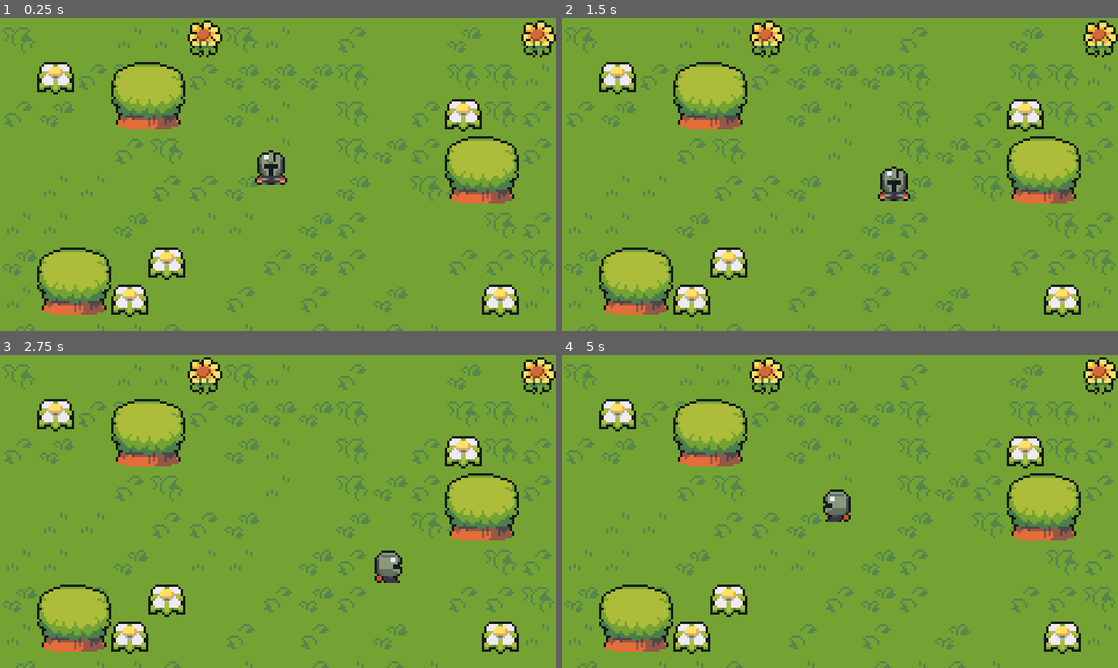
Above: before the commit, frames 1-4 (two rows, left to right).
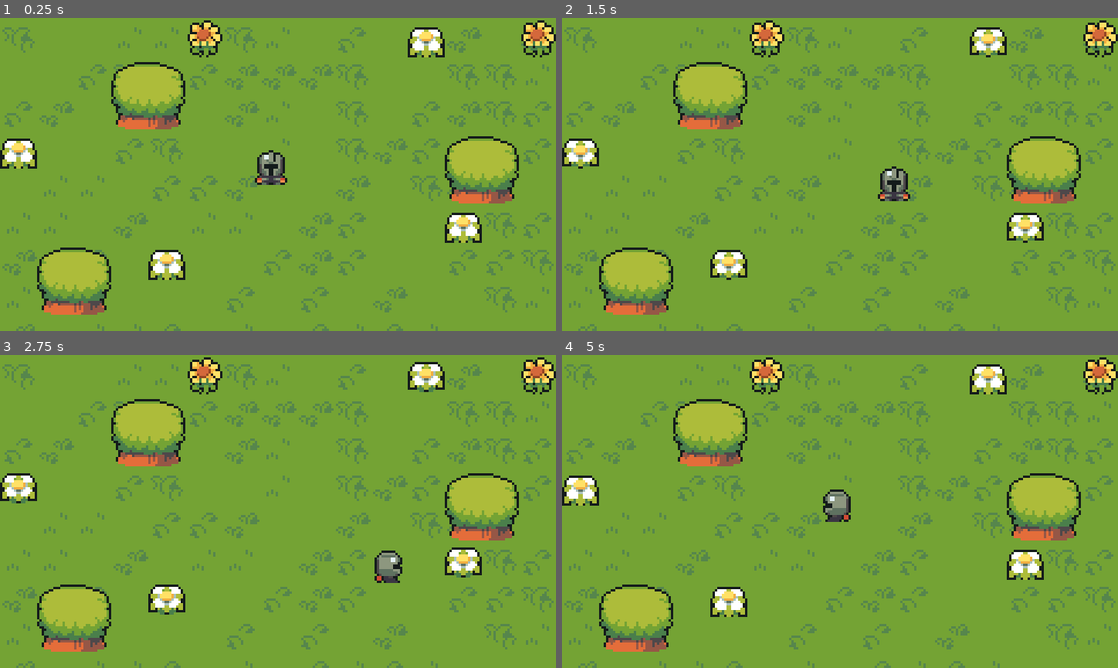
Above: after the commit, the same moments.

Repository: Hushripple/ARPG
Game: Godot game, scene res://scenes/world.tscn
Two runs of this game, one before a commit and one after it. Both use one fixed random seed, a clock stepped at 60 frames per second and the inputs below.
Inputs:
- Up to frame 1 (0.25 s): no input
- Up to frame 2 (1.5 s): hold Right (ui_right) 0.53-1.28 s; hold Down (ui_down) from 1.28 s (still down)
- Up to frame 3 (2.75 s): release Down (ui_down) at 2.03 s; hold Right (ui_right) from 2.03 s (still down)
- Up to frame 4 (5 s): release Right (ui_right) at 2.78 s; hold Up (ui_up) 2.78-3.53 s; hold Left (ui_left) from 3.53 s (still down)

The runs differ from the first frame. In frame 1, 4.2% of the frame differs, in the area x 0-94%, y 2-96%; in frame 2, 4.1%; in frame 3, 4.1%; in frame 4, 4.2%.

Commit message:
5: Sprites animados

Diff:
--- a/scenes/world.tscn
+++ b/scenes/world.tscn
@@ -1,8 +1,9 @@
-[gd_scene load_steps=7 format=3 uid="uid://btjiebsx511r1"]
+[gd_scene load_steps=9 format=3 uid="uid://btjiebsx511r1"]
 
 [ext_resource type="PackedScene" uid="uid://dhdfqxumwkwo3" path="res://player/player.tscn" id="1_hbrkk"]
 [ext_resource type="Texture2D" uid="uid://518l1bmvs7pw" path="res://art/TilesetFloor.png" id="2_32dyb"]
 [ext_resource type="Texture2D" uid="uid://c1f6hejmygae2" path="res://art/TilesetNature.png" id="3_7qr12"]
+[ext_resource type="Texture2D" uid="uid://w7r8tjw8j7ep" path="res://art/animated flower.png" id="4_xthyy"]
 
 [sub_resource type="TileSetAtlasSource" id="TileSetAtlasSource_hiwj8"]
 texture = ExtResource("2_32dyb")
@@ -850,9 +851,18 @@
 10:20/0 = 0
 11:20/0 = 0
 
+[sub_resource type="TileSetAtlasSource" id="TileSetAtlasSource_ekxao"]
+texture = ExtResource("4_xthyy")
+0:0/animation_frame_0/duration = 0.4
+0:0/animation_frame_1/duration = 0.4
+0:0/animation_frame_2/duration = 0.4
+0:0/animation_frame_3/duration = 0.4
+0:0/0 = 0
+
 [sub_resource type="TileSet" id="TileSet_4wibq"]
 sources/0 = SubResource("TileSetAtlasSource_hiwj8")
 sources/1 = SubResource("TileSetAtlasSource_dld20")
+sources/2 = SubResource("TileSetAtlasSource_ekxao")
 
 [node name="World" type="Node2D"]
 
@@ -867,6 +877,6 @@
 layer_0/name = "ground"
 layer_0/tile_data = PackedInt32Array(0, 786432, 12, 65536, 720896, 12, 131072, 851968, 12, 196608, 720896, 12, 262144,  …(2832 unchanged characters)…
 layer_1/name = "foliage"
-layer_1/tile_data = PackedInt32Array(458755, 393217, 11, 393220, 393217, 11, 65537, 393217, 11, 131084, 393217, 11, 458765, 393217, 11, 5, 65537, 11, 14, 65537, 11)
+layer_1/tile_data = PackedInt32Array(5, 65537, 11, 14, 65537, 11, 393220, 2, 0, 11, 2, 0, 196608, 2, 0, 327692, 2, 0)
 layer_2/name = "trees"
 layer_2/tile_data = PackedInt32Array(458753, 1, 0, 262156, 1, 0, 131075, 1, 0)
Binary file added: art/animated flower.png
Not shown, added: art/animated flower.png.import
